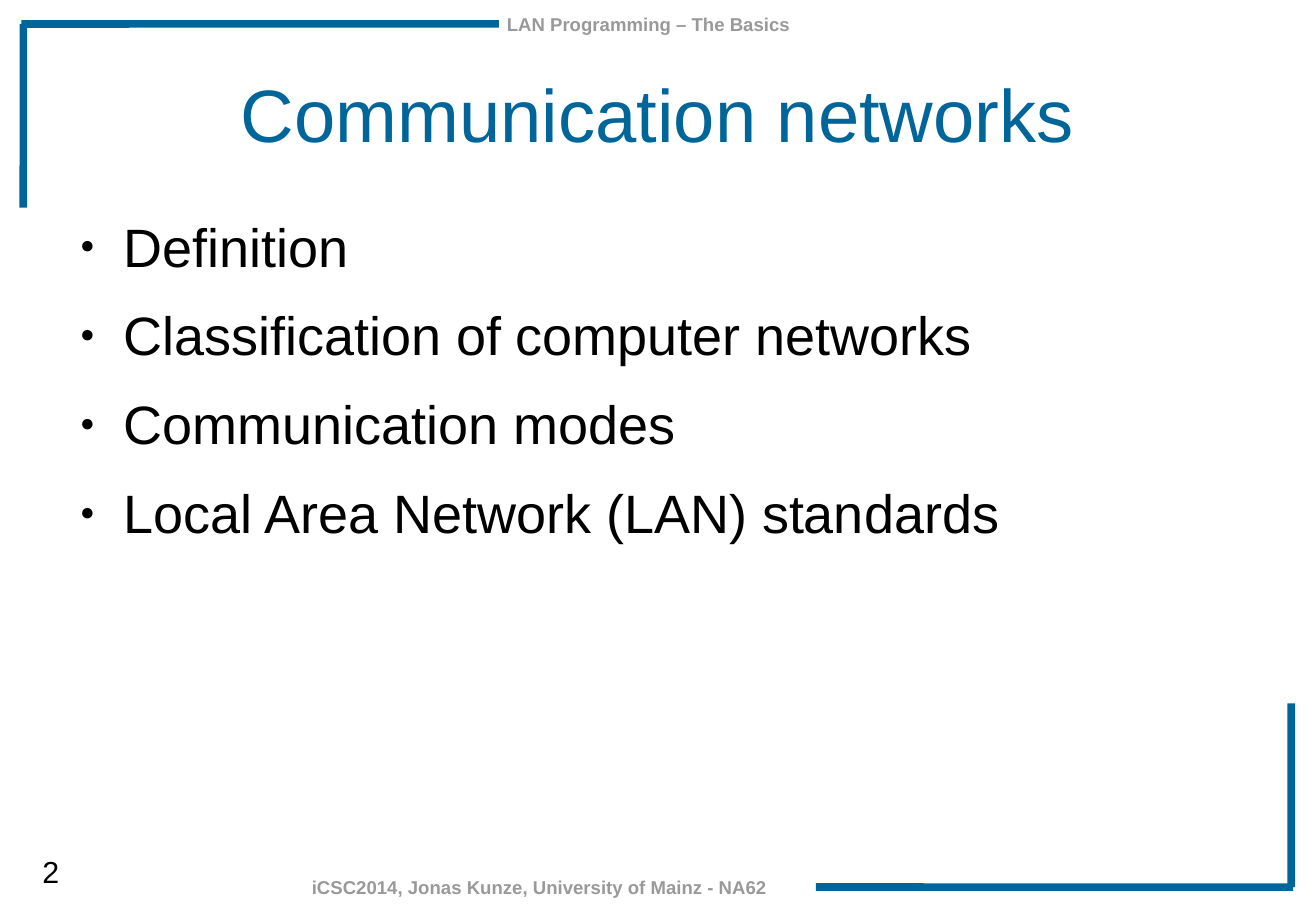
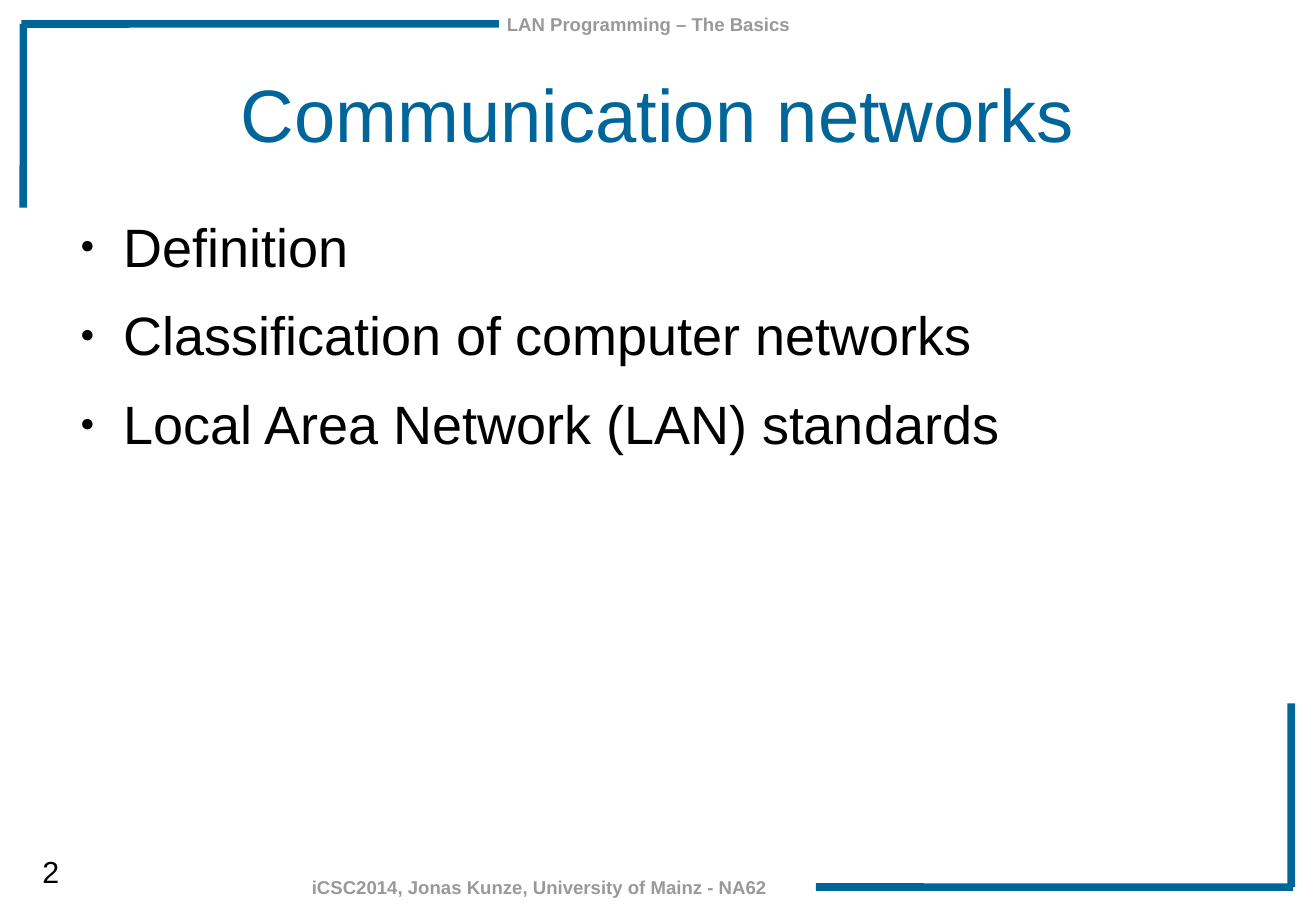
Before and after one commit to JonasKunze/icsc2014, a slide deck: slide 2 of iCSC-2014-LAN_Programming_Basics.odp. Drawn at 1316x911 pixels with LibreOffice and Linux fonts; fonts in the diff are those of the drawing; background and template pictures are left out. Boxes give left, top, right and bottom in pixels: in the first picture for what was removed or moved away, otherwise in the second. Text is boxed around its words. In the diff, an @@ line names an element or a change of style, - is before the commit and + after.

```diff
--- a/iCSC-2014-LAN_Programming_Basics.odp
+++ b/iCSC-2014-LAN_Programming_Basics.odp
@@ text at bbox=[123, 405, 675, 445]: paragraph removed @@
-● Communication modes
```
Also in this commit, not shown: 4 other slides changed, 2 other files.
